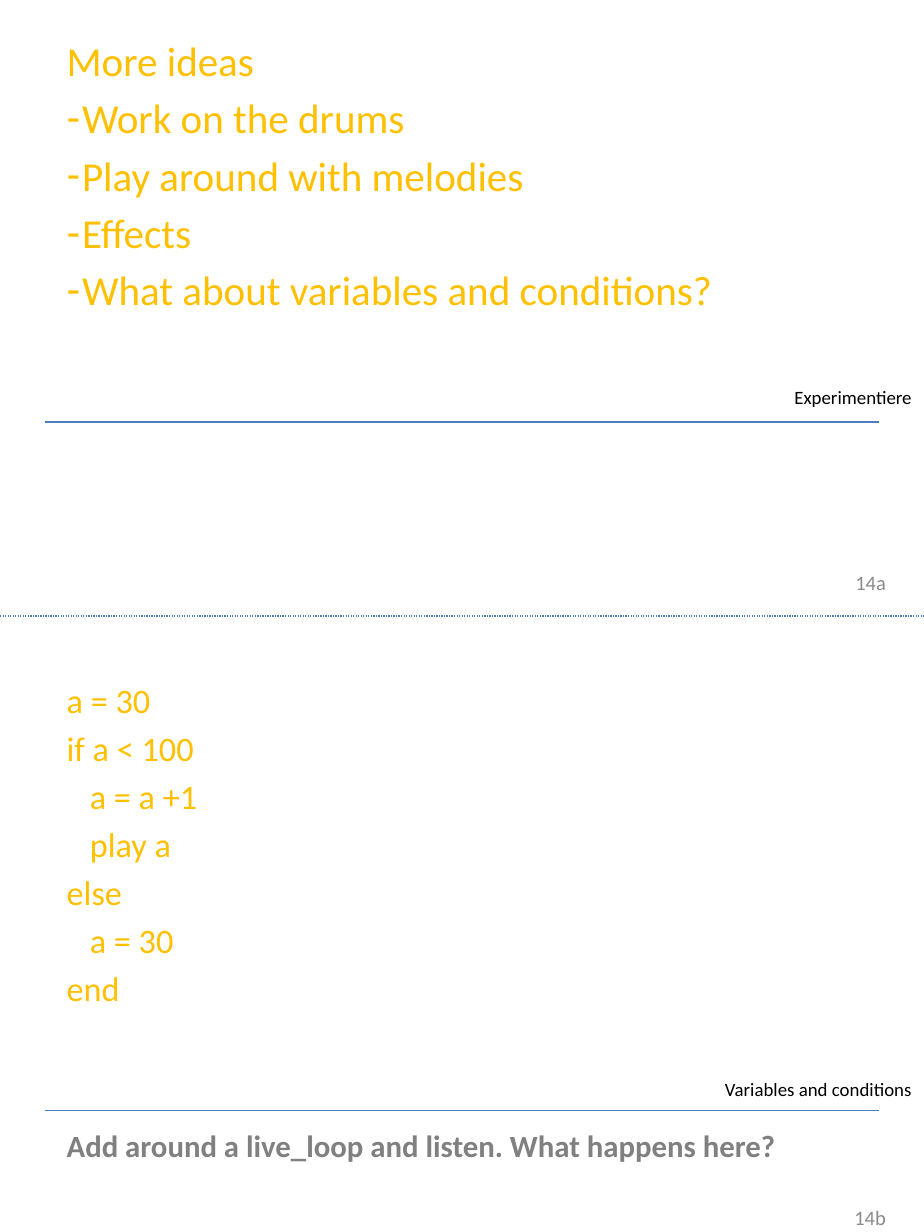
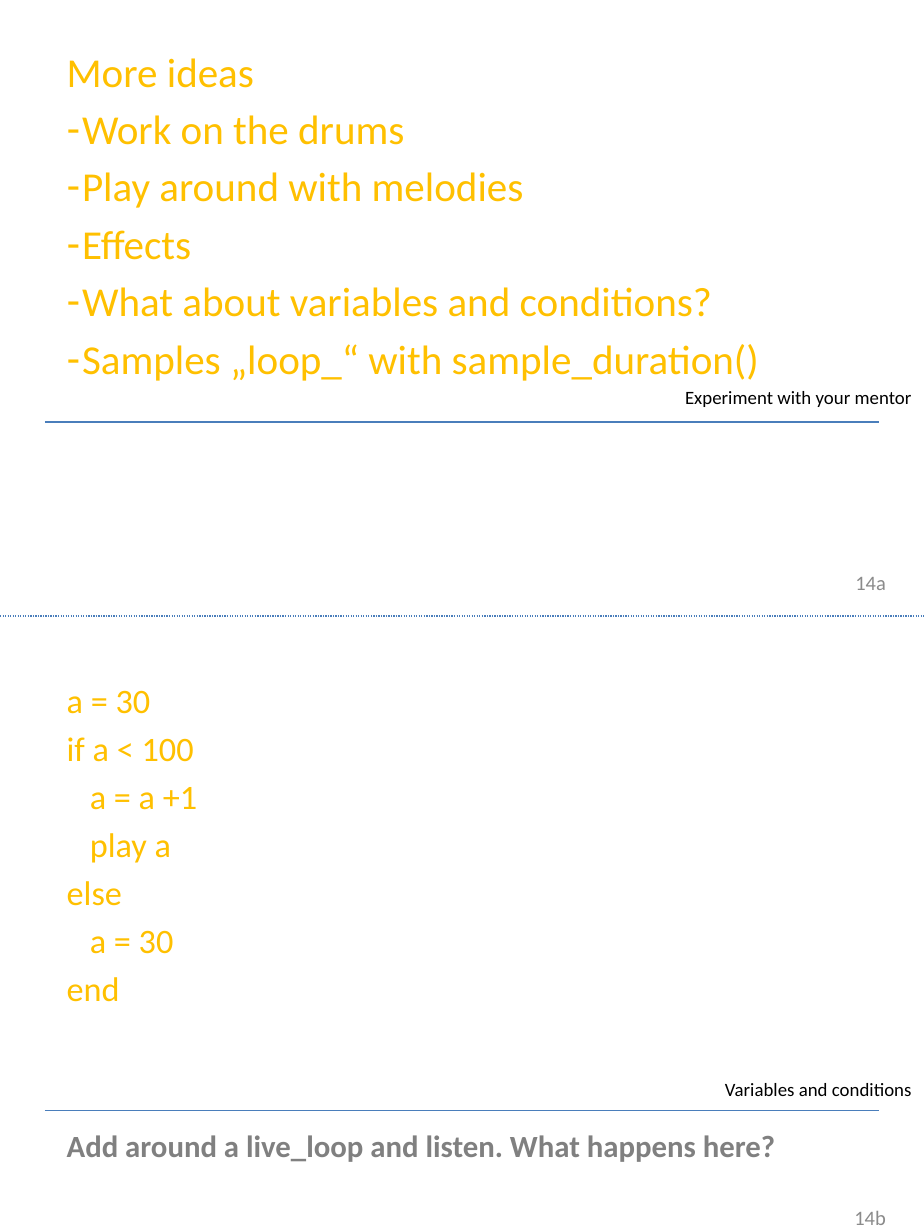
Before and after one commit to Devoxx4KidsDE/SonicPI, a slide deck: slide 14 of documentation/Sonic PI Workshop_en.pptx. Drawn at 924x1232 pixels with LibreOffice and Linux fonts; fonts in the diff are those of the drawing; background and template pictures are left out. Boxes give left, top, right and bottom in pixels: in the first picture for what was removed or moved away, otherwise in the second. Text is boxed around its words. In the diff, an @@ line names an element or a change of style, - is before the commit and + after.

Commit message:
Adapted everything to Sonic 2.10: Modified custom sample usage via sample filters. Relate documentation new synths and new samples. Amended all examples. Added new LOAD Button to GUI.

```diff
--- a/documentation/Sonic PI Workshop_en.pptx
+++ b/documentation/Sonic PI Workshop_en.pptx
@@ text "More ideas": place and size @@
-text "More ideas" at [67,47,712,306]
+text "More ideas" at [67,58,759,381]
@@ text at [82,344,759,381]: paragraph added @@
+– Samples „loop_“ with sample_duration()
@@ text at [685,391,912,407]: text changed @@
-Experimentiere
+Experiment with your mentor
```
Also in this commit, not shown: 3 other slides changed, 6 other files.
